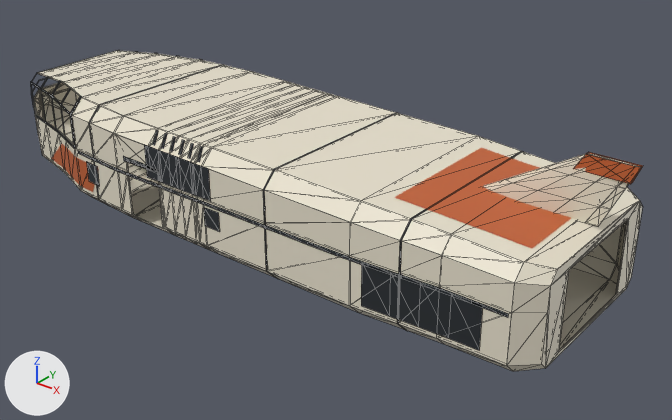
The glTF model godot/assets/kestrel/kestrel_hull.glb: old version first, new version second.
The view is the same before and after, from a camera (50 mm lens) standing at (24.1, -26.5, 17.2) and looking at (2.2, 0.9, 0.3). Arrows for +X, +Y and +Z are at lower left; the lights stay in place. The older version comes first. Mesh edges are drawn as thin lines on the coarser meshes.

In view in the first picture: 'decal_wear', 'hull', 'hull_fin', 'oxide_fin', 'oxide_plates' and 10 more.
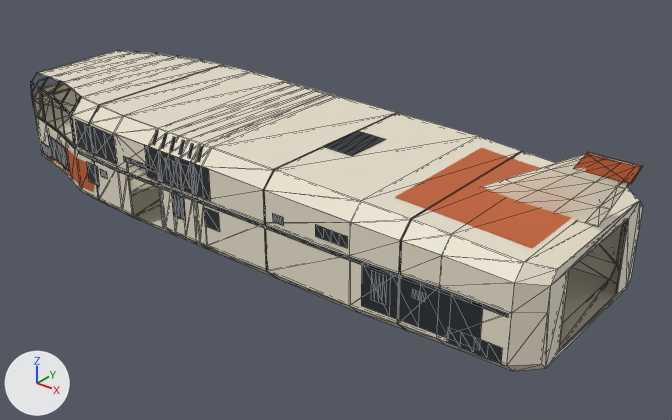
Pixel boxes [x1, y1, x2, y2] of what changed, in the pictures (672 x 420 px):
'markings', added: after [35, 118, 502, 364]

The change, as a diff of the scene's bpy script:
```diff
--- a/godot/assets/kestrel/kestrel_hull.glb.py
+++ b/godot/assets/kestrel/kestrel_hull.glb.py
@@ mat_markings @@
+mat_markings = principled_material('markings')
+mat_markings.base_color = (0.02, 0.025, 0.03)  # dark grey #272c30
@@ me_markings @@
+me_markings.from_pydata(...)  # 250 vertices, 200 faces; spans x -14.1..12.9, y -4.4..4.4, z 0.0..4.0
+me_markings.materials.append(mat_markings)  # dark grey #272c30
@@ ob_markings @@
+ob_markings = bpy.data.objects.new('markings', me_markings)
+ob_markings.location = (0.0, 0.0, 0.0)
```
